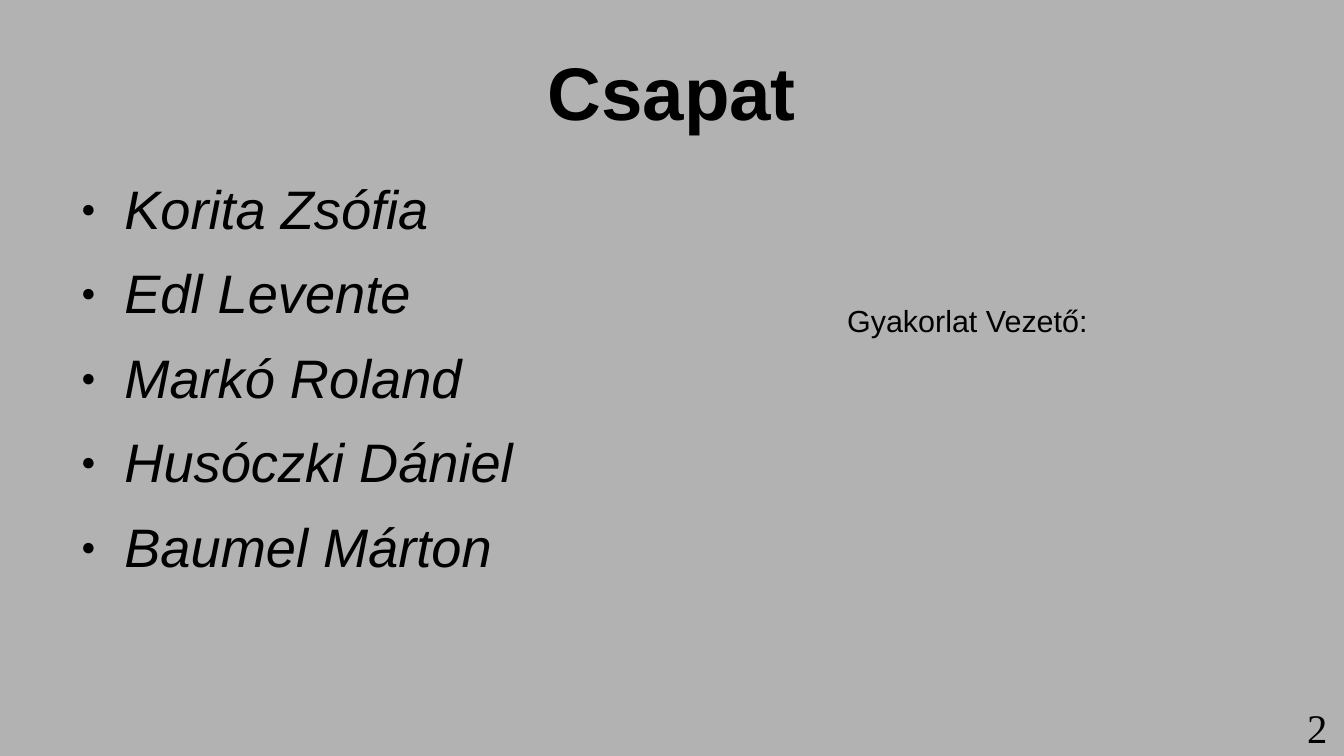
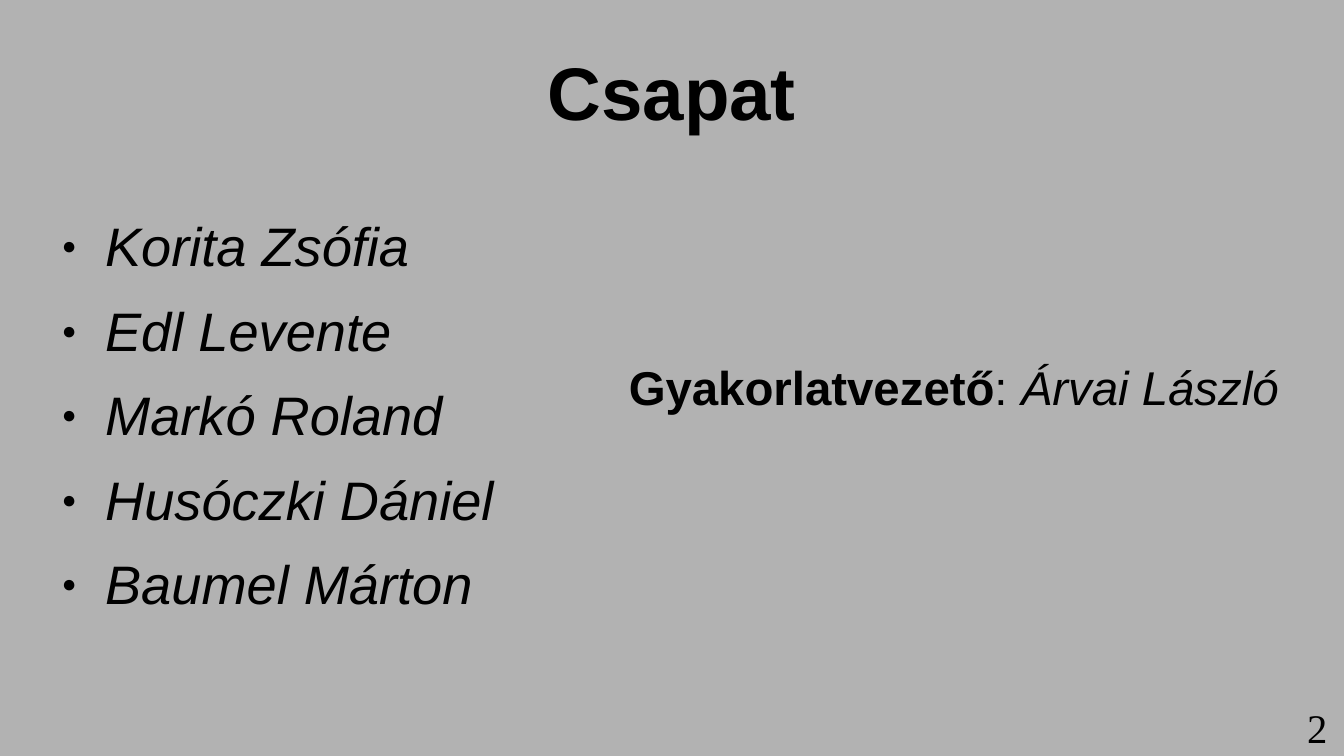
Before and after one commit to marcibaumel/SpeedCards, a slide deck: slide 2 of Mails/prezi1.ppt. Drawn at 1344x756 pixels with LibreOffice and Linux fonts; fonts in the diff are those of the drawing. Boxes give left, top, right and bottom in pixels: in the first picture for what was removed or moved away, otherwise in the second. Text is boxed around its words. In the diff, an @@ line names an element or a change of style, - is before the commit and + after.

```diff
--- a/Mails/prezi1.ppt
+++ b/Mails/prezi1.ppt
@@ text "Korita Zsófia": place and size @@
-text "Korita Zsófia" at [124,189,513,568]
+text "Korita Zsófia" at [105,226,494,605]
@@ text removed at [847,309,1088,338] @@
-Gyakorlat Vezető:
@@ text added at [629,368,1279,415], 28 pt, text #000000, bold @@
+Gyakorlatvezető: Árvai László
```
Also in this commit, not shown: 1 other file.
